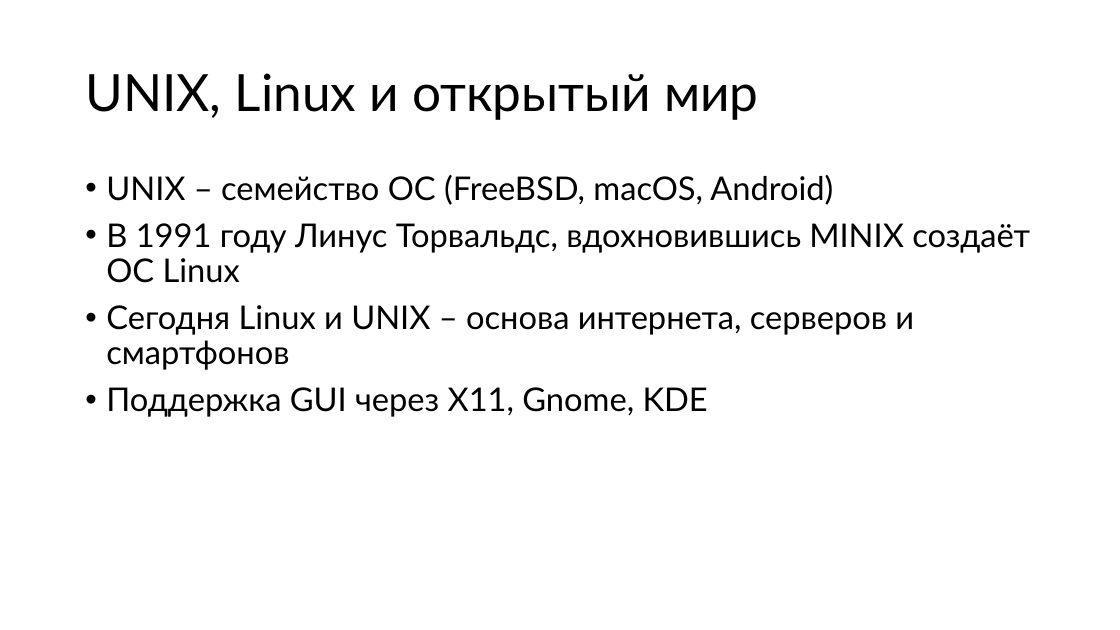
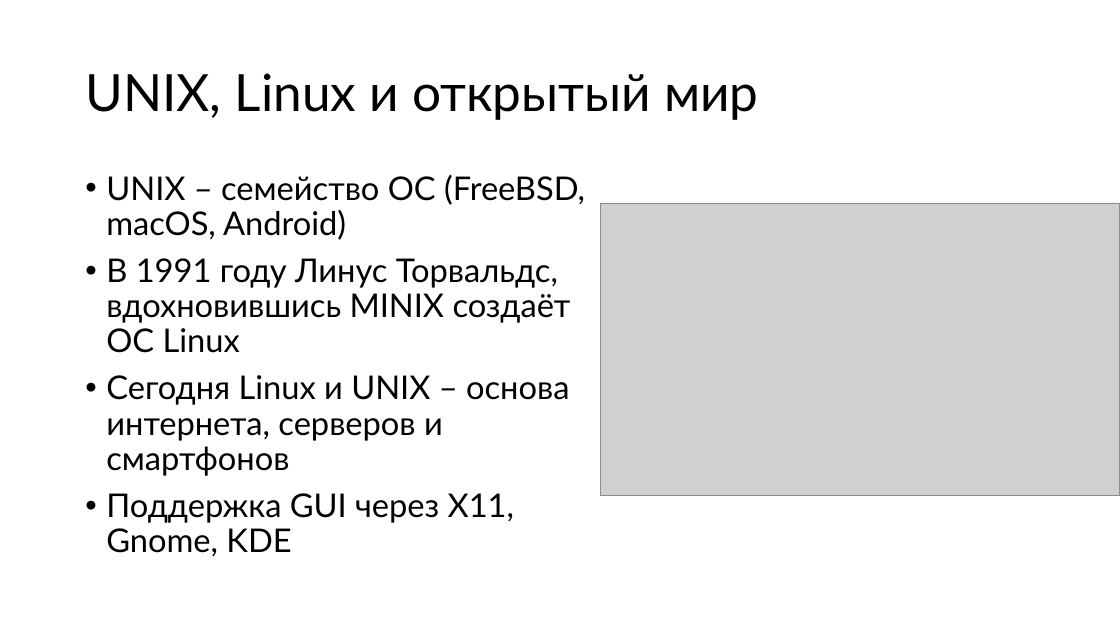
Before and after one commit to alexey-malov/os-course, a slide deck: slide 28 of lectures/01/Введение в ОС.pptx. Drawn at 1120x630 pixels with LibreOffice and Linux fonts; fonts in the diff are those of the drawing; grey boxes stand for pictures. Boxes give left, top, right and bottom in pixels: in the first picture for what was removed or moved away, otherwise in the second. Text is boxed around its words. In the diff, an @@ line names an element or a change of style, - is before the commit and + after.

```diff
--- a/lectures/01/Введение в ОС.pptx
+++ b/lectures/01/Введение в ОС.pptx
@@ text "UNIX – семейство ОС (FreeBSD, ..." rewrapped from (106,175,1030,417) to (106,175,585,556) @@
@@ picture added at (601,203,1120,496) @@
```
Also in this commit, not shown: 17 other slides changed, 1 slide added.
